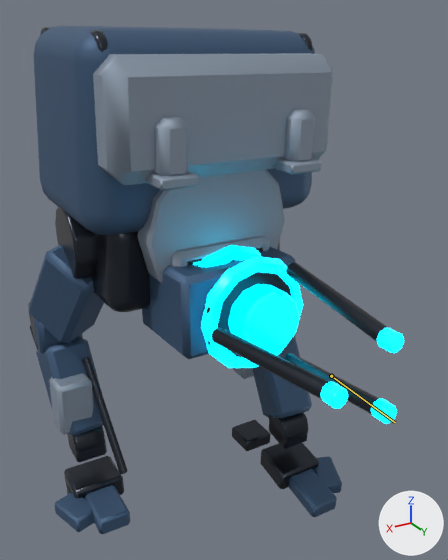
The FBX model unity/RogueCommandAssetAuthoring/Assets/RogueCommandExpansionSample/Models/ArcLanceWalker.fbx as it was, and as the next commit left it.
The view is the same before and after, from a 50 mm lens placed at (1.24, 2.58, 2.41), pointed at (-0.1, 0.34, 1.29). Lighting does not change. The marker at lower right points along +X, +Y and +Z. The older version comes first. Both versions are drawn at frame 5 of the action 'ArcLanceWalker_Armature|ArcLanceWalker_Action_Walk'; the numbers are the values there. The bones that change are drawn over the model as lines.

In view in the first picture: 'ArcLanceWalker_Batch_Emissive', 'ArcLanceWalker_Batch_Gunmetal', 'ArcLanceWalker_Batch_LightArmor', 'ArcLanceWalker_Batch_PrimaryArmor'.
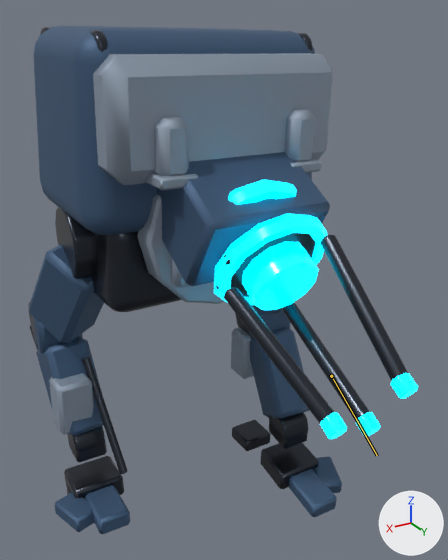
The edits, one by one:
Bone 'Bone_TurretPitch' (bone_bone_turretpitch) turns from (-1, 0, 0) to (-34, 0, 0) degrees about its own x, y and z.

Changed parts and their boxes [x1, y1, x2, y2] in the pictures (448 x 560 px):
'ArcLanceWalker_Batch_PrimaryArmor', posed: [29, 26, 342, 534] in both
'ArcLanceWalker_Batch_Gunmetal', posed: before [28, 27, 388, 498]; after [28, 27, 408, 498]
'ArcLanceWalker_Batch_Emissive', posed (44% taller): before [193, 245, 404, 424]; after [214, 180, 418, 439]
bone 'Bone_TurretPitch', root to tip: before (331, 376) to (395, 422); after (331, 376) to (377, 455)
